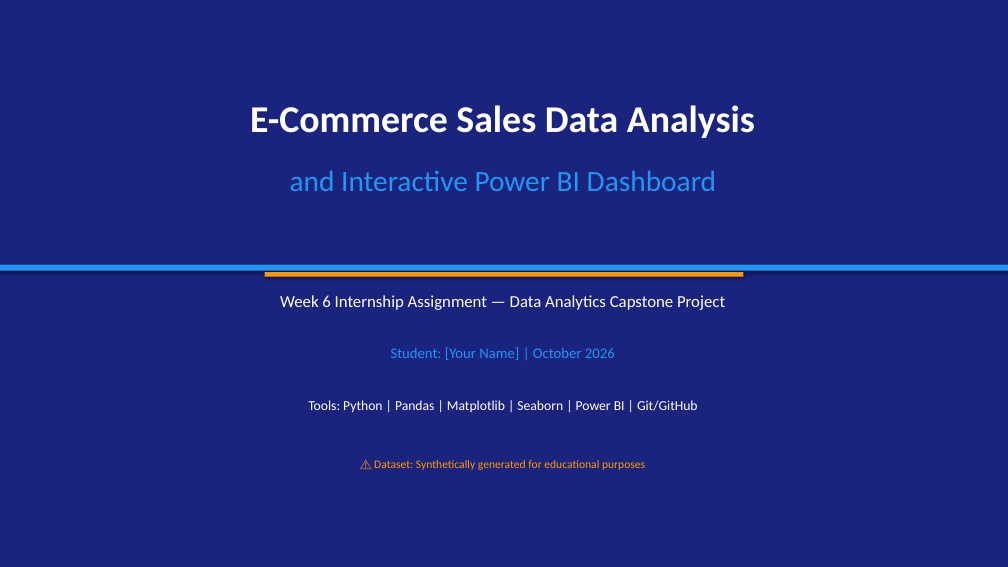
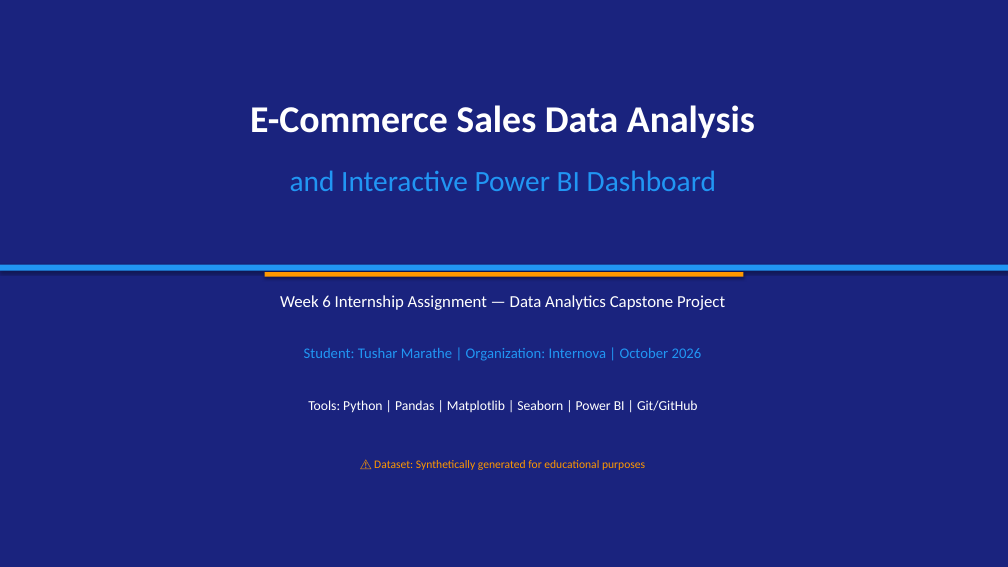
Before and after one commit to tusharymarathe-cmyk/ecommerce-sales-analysis, a slide deck: slide 1 of presentation/Final_Project_Presentation.pptx. Drawn at 1008x567 pixels with LibreOffice and Linux fonts; fonts in the diff are those of the drawing. Boxes give left, top, right and bottom in pixels: in the first picture for what was removed or moved away, otherwise in the second. Text is boxed around its words. In the diff, an @@ line names an element or a change of style, - is before the commit and + after.

```diff
--- a/presentation/Final_Project_Presentation.pptx
+++ b/presentation/Final_Project_Presentation.pptx
@@ text at (304,348,702,361): text changed @@
-Student: [Your Name] | October 2026
+Student: Tushar Marathe | Organization: Internova | October 2026
```
Also in this commit, not shown: 16 other files.
